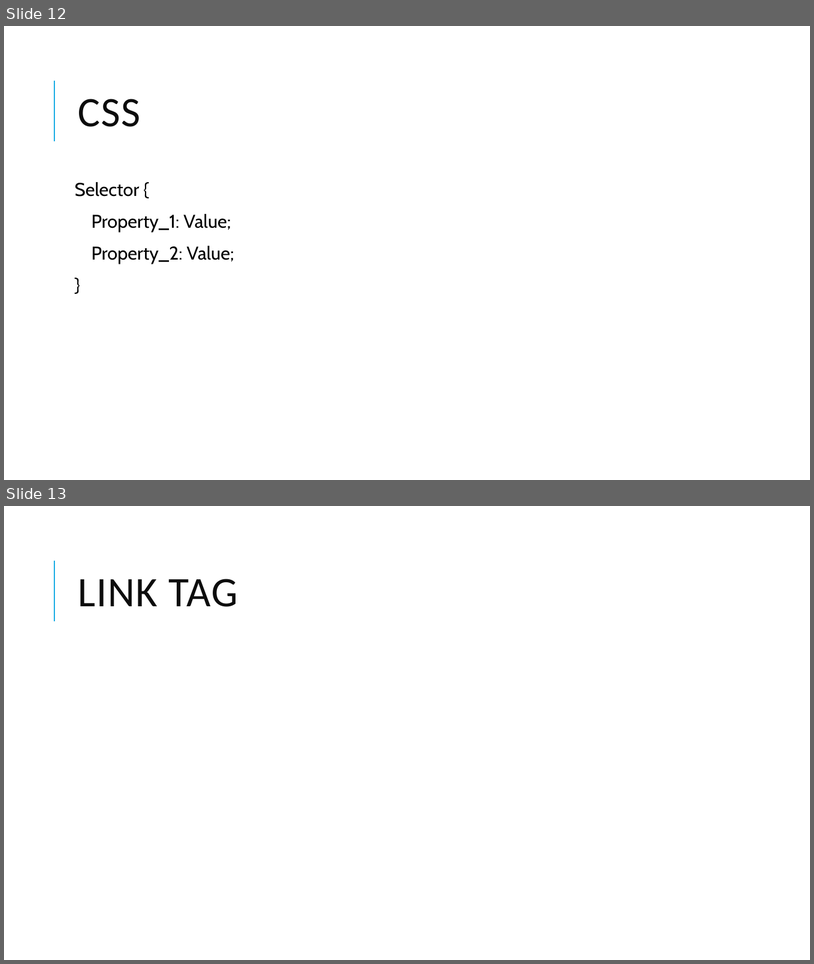
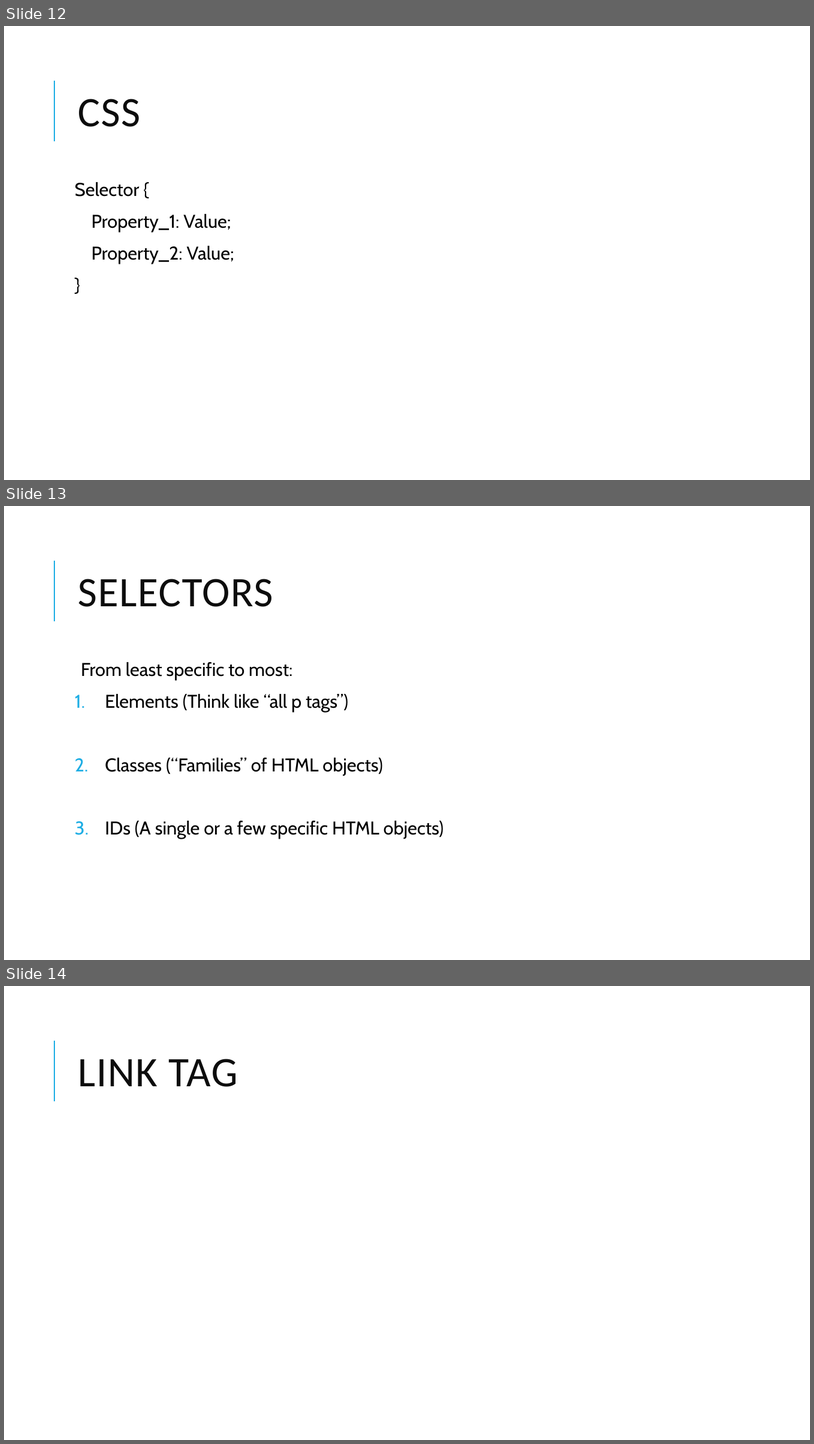
Before and after one commit to Will-Guthrie/HTML-Presentation, a slide deck: HTML and CSS.pptx. Shown one above the other, each under a label of ours: slides 12 and 13 before the commit, slides 12, 13 and 14 after it. The pictures are 814x964 and 814x1444 pixels, drawn with LibreOffice and Linux fonts; fonts in the diff are those of the drawing. Boxes give left, top, right and bottom in pixels: in the first picture for what was removed or moved away, otherwise in the second. Text is boxed around its words. In the diff, an @@ line names an element or a change of style, - is before the commit and + after.

Commit message:
Add more slides

```diff
--- a/HTML and CSS.pptx
+++ b/HTML and CSS.pptx
@@ slide 13 added at (x1=4, y1=506, x2=810, y2=960), background #FFFFFF; not listed: 1 template element that a slide beside it also shows @@
@@ title added at (x1=78, y1=579, x2=273, y2=607), 50 pt, text #0D0D0D @@
+SELECTORS
@@ text added at (x1=81, y1=662, x2=444, y2=838), 22 pt, text #000000 @@
+  From least specific to most:
+1. Elements (Think like “all p tags”)
+2. Classes (“Families” of HTML objects)
+3. IDs (A single or a few specific HTML objects)
@@ what was slide 13 is now slide 14 @@
```
